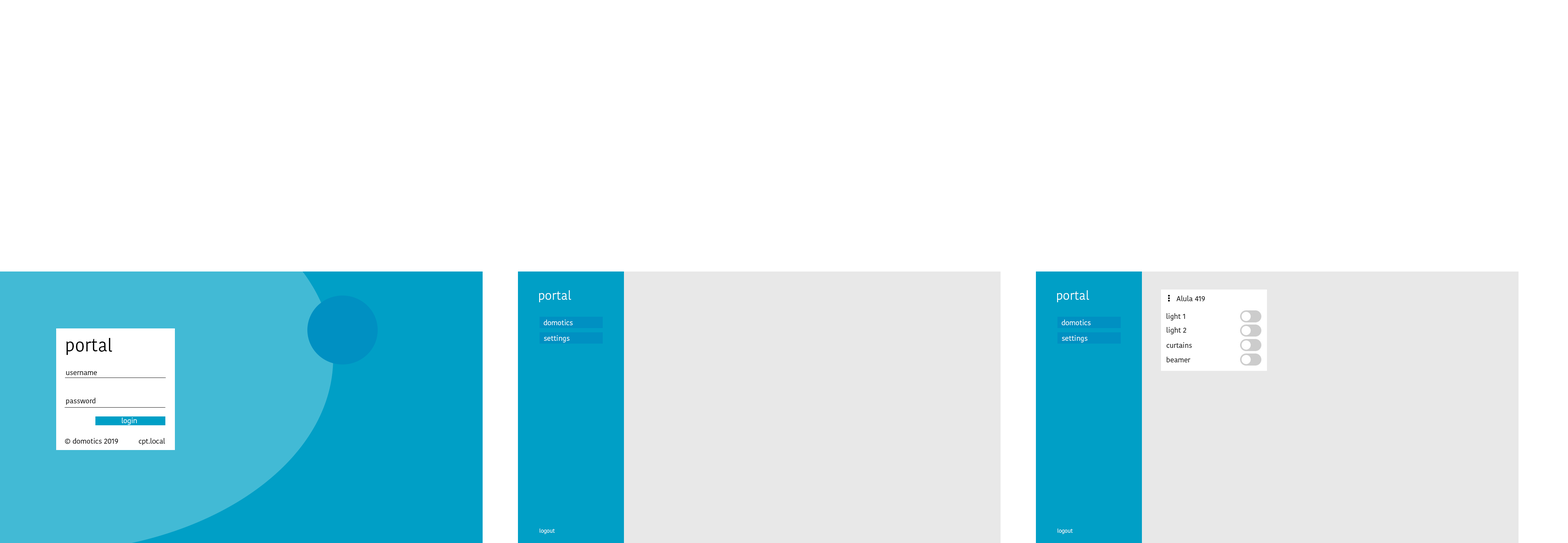
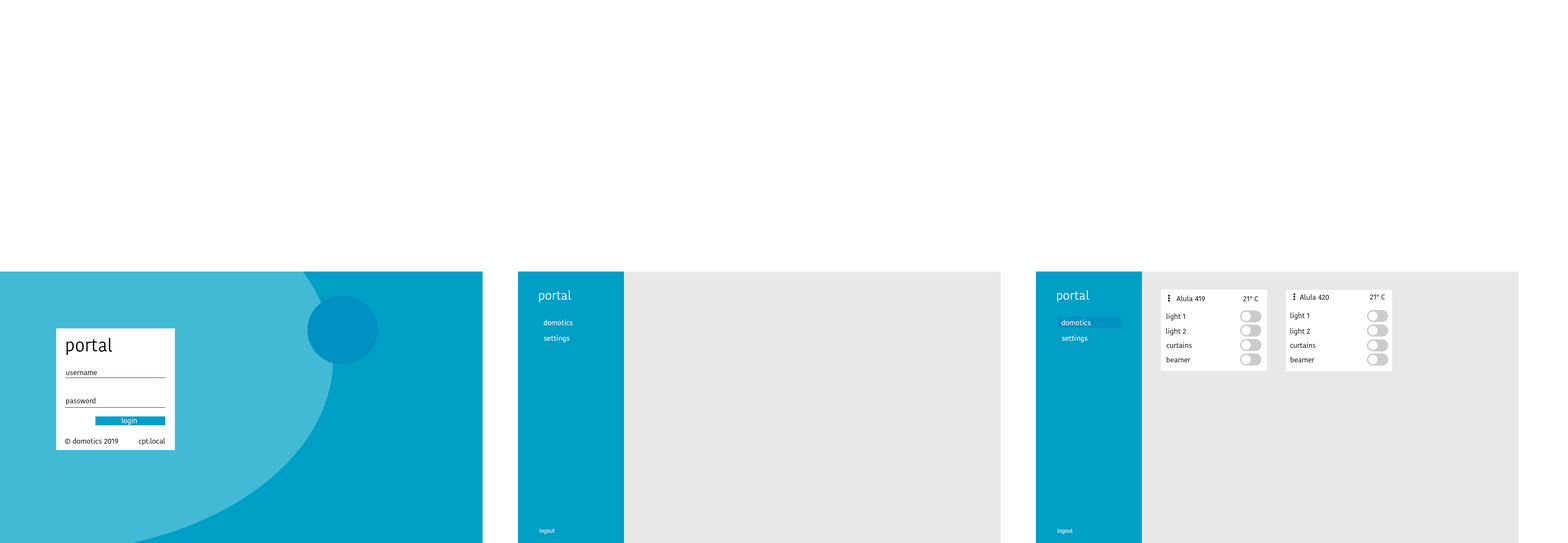
Revision of a layered 1568 x 543 image; what changed, layer by layer:
added group "room2" with 18 layers in group "domotics" over [1286, 289, 1393, 371]
added group "head" (1st of 2, in "domotics" › "domotics" › "room2") with 4 layers in group "room2" over [1293, 293, 1385, 300]
added layer "Alula 420" in group "head" over [1299, 293, 1329, 300]
added group "light 1" (1st of 4, in "domotics" › "domotics" › "room2") with 2 layers in group "room2" over [1290, 308, 1390, 323]
added layer "switch" (1st of 8, in "domotics" › "domotics" › "room2" › "light 1") in group "light 1" over [1365, 308, 1390, 323]
added group "light 2" (1st of 4, in "domotics" › "domotics" › "room2") with 2 layers in group "room2" over [1290, 323, 1390, 338]
added layer "switch" (2nd of 8, in "domotics" › "domotics" › "room2" › "light 2") in group "light 2" over [1365, 323, 1390, 338]
added group "curtains" (1st of 4, in "domotics" › "domotics" › "room2") with 2 layers in group "room2" over [1290, 338, 1390, 353]
added layer "switch" (3rd of 8, in "domotics" › "domotics" › "room2" › "curtains") in group "curtains" over [1365, 338, 1390, 353]
added group "beamer" (1st of 4, in "domotics" › "domotics" › "room2") with 2 layers in group "room2" over [1290, 352, 1390, 367]
added layer "switch" (4th of 8, in "domotics" › "domotics" › "room2" › "beamer") in group "beamer" over [1365, 352, 1390, 367]
added layer "bg" (1st of 5, in "domotics" › "domotics" › "room2") in group "room2" over [1286, 289, 1393, 371]
removed layer "Rectangle 3" (2nd of 4, in "domotics" › "sidenav" › "settings") from group "settings" over [1057, 332, 1121, 344]
removed layer "Rectangle 3" (3rd of 4, in "Portal" › "sidenav" › "domotics") from group "domotics" over [539, 316, 603, 328]
removed layer "Rectangle 3" (4th of 4, in "Portal" › "sidenav" › "settings") from group "settings" over [539, 332, 603, 344]
…and 11 more changes (10 added, 1 moved_by, 1 stack)
